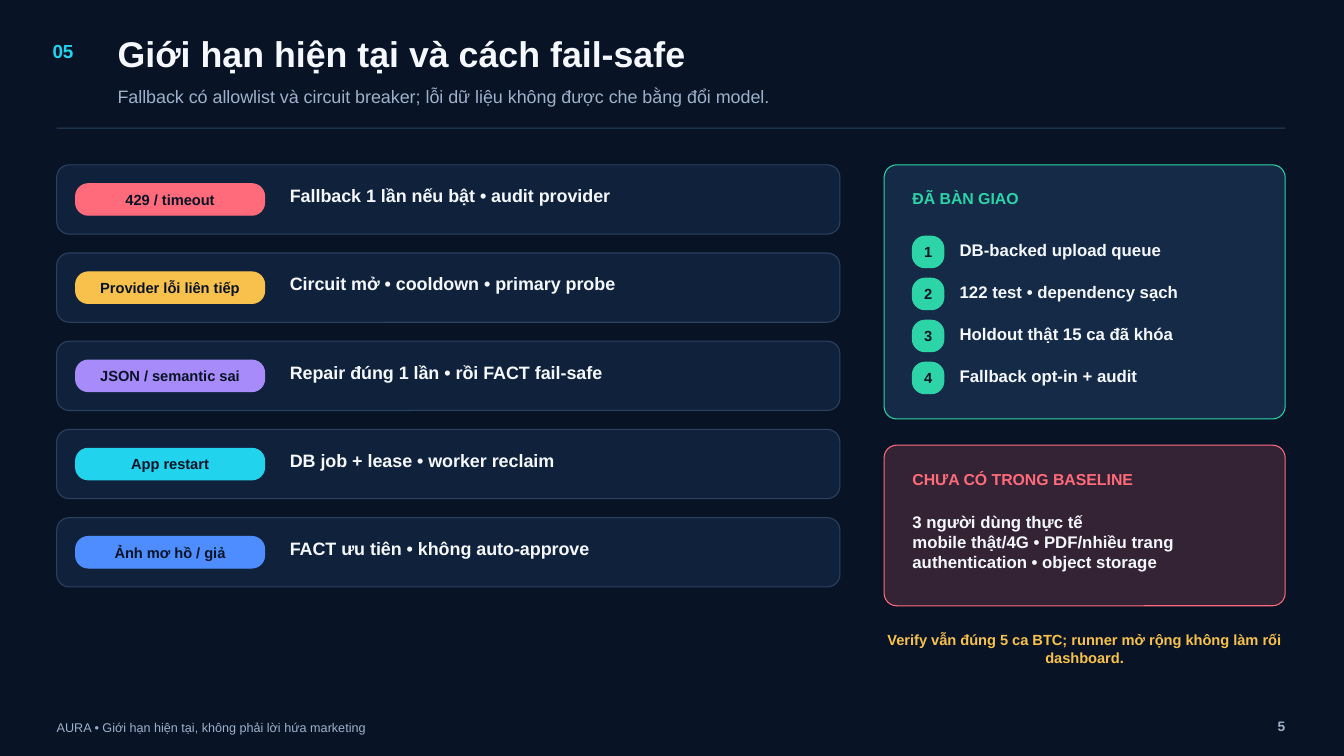
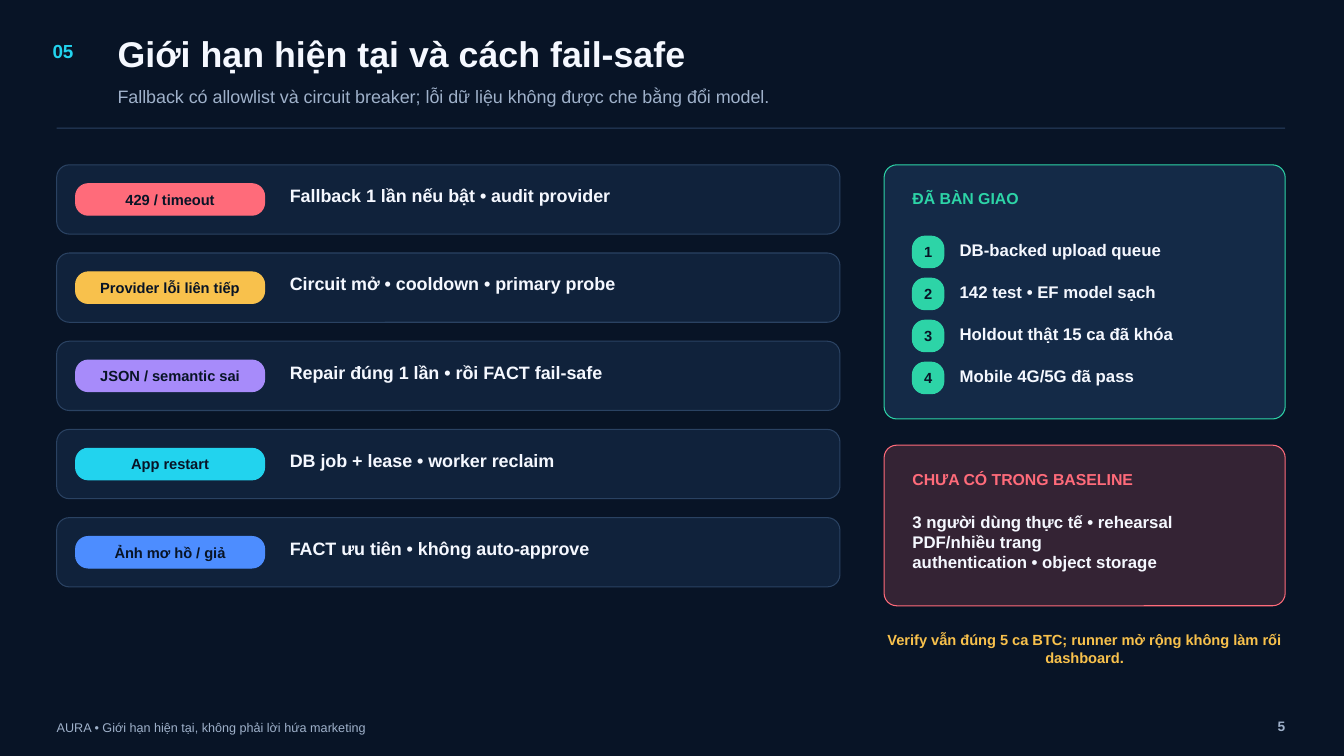
Before and after one commit to BondPhuPhamzZ/AURA, a slide deck: slide 5 of AURA/submission/AURA_5_SLIDES.pptx. Drawn at 1344x756 pixels with LibreOffice and Linux fonts; fonts in the diff are those of the drawing. Boxes give left, top, right and bottom in pixels: in the first picture for what was removed or moved away, otherwise in the second. Text is boxed around its words. In the diff, an @@ line names an element or a change of style, - is before the commit and + after.

```diff
--- a/AURA/submission/AURA_5_SLIDES.pptx
+++ b/AURA/submission/AURA_5_SLIDES.pptx
@@ text at <box>960,286,1155,301</box>: text changed @@
-122 test • dependency sạch
+142 test • EF model sạch
@@ text at <box>960,370,1134,386</box>: text changed @@
-Fallback opt-in + audit
+Mobile 4G/5G đã pass
@@ text at <box>912,515,1173,552</box>: text changed @@
-3 người dùng thực tế
-mobile thật/4G • PDF/nhiều trang
+3 người dùng thực tế • rehearsal
+PDF/nhiều trang
```
Also in this commit, not shown: 4 other slides changed, 4 other files.
